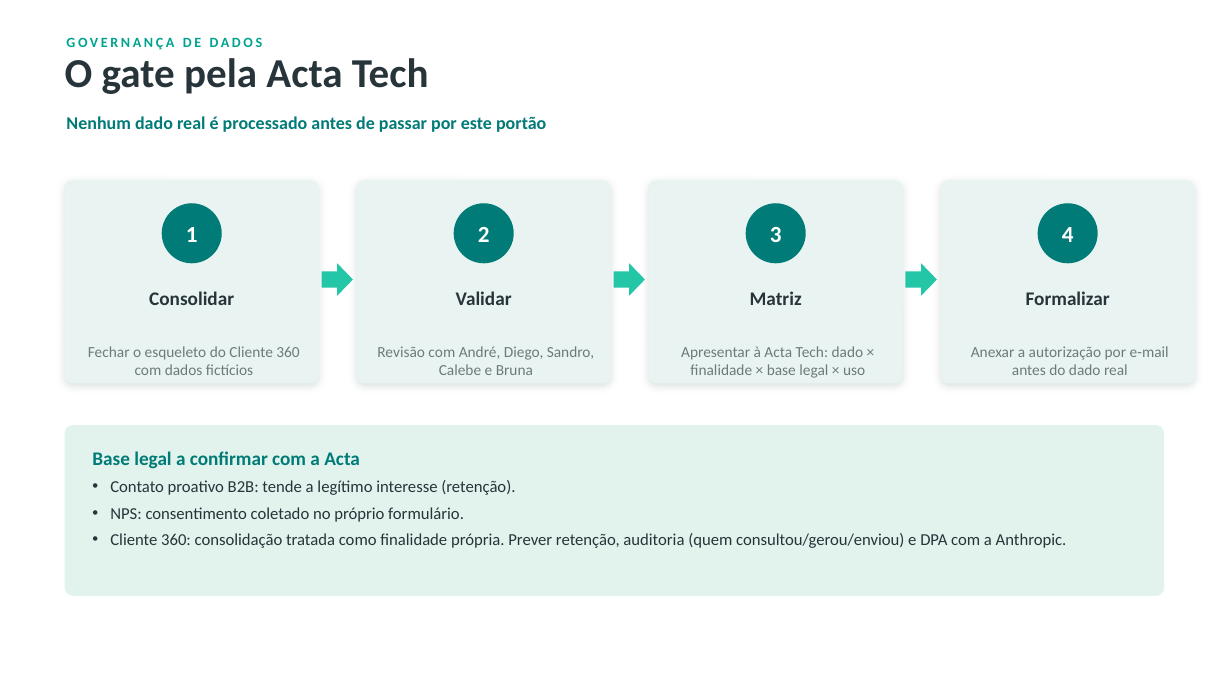
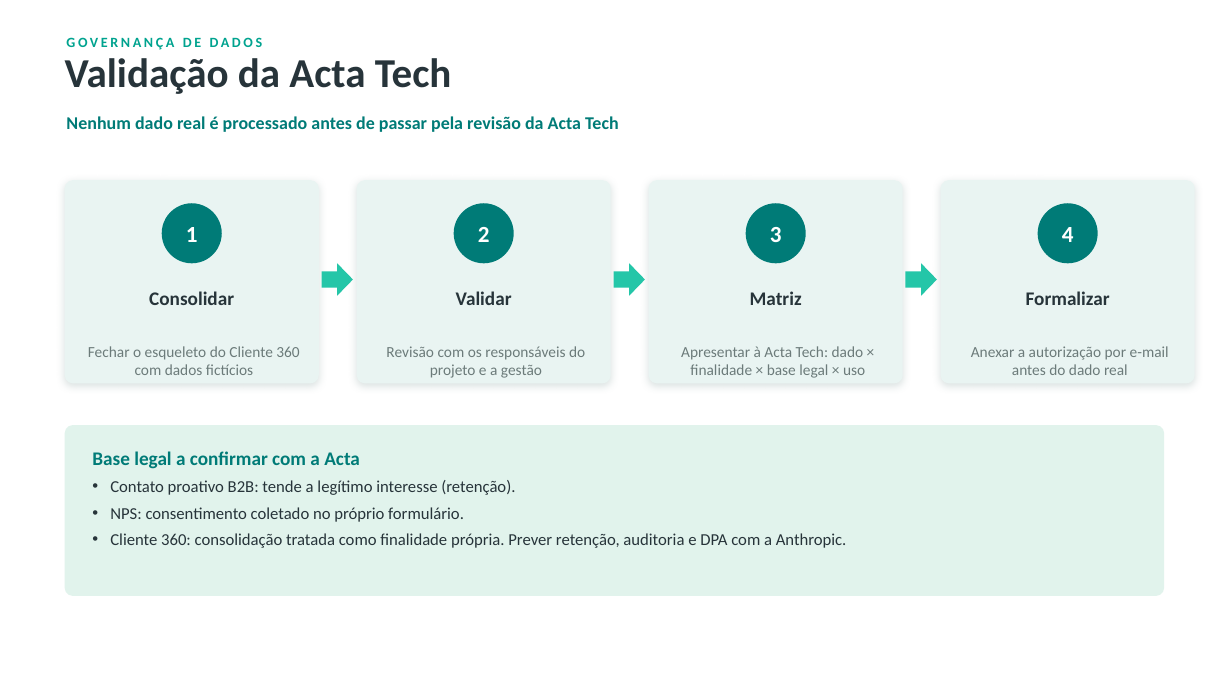
Before and after one commit to igorcamposdeborba/agente-ia-atendimento, a slide deck: slide 11 of 2-sistema-de-atendimento/planejamento/Millenium-Agente-IA.pptx (slide 10 before the commit). Drawn at 1232x693 pixels with LibreOffice and Linux fonts; fonts in the diff are those of the drawing. Boxes give left, top, right and bottom in pixels: in the first picture for what was removed or moved away, otherwise in the second. Text is boxed around its words. In the diff, an @@ line names an element or a change of style, - is before the commit and + after.

```diff
--- a/2-sistema-de-atendimento/planejamento/Millenium-Agente-IA.pptx
+++ b/2-sistema-de-atendimento/planejamento/Millenium-Agente-IA.pptx
@@ text at box(65, 58, 452, 94): text changed @@
-O gate pela Acta Tech
+Validação da Acta Tech
@@ text at box(66, 116, 619, 132): text changed @@
-Nenhum dado real é processado antes de passar por este portão
+Nenhum dado real é processado antes de passar pela revisão da Acta Tech
@@ text at box(386, 346, 585, 378): text changed @@
-Revisão com André, Diego, Sandro, Calebe e Bruna
+Revisão com os responsáveis do projeto e a gestão
@@ text at box(110, 533, 847, 548): text changed @@
-• Cliente 360: consolidação tratada como finalidade própria. Prever retenção, auditoria (quem consultou/gerou/enviou) e DPA com a Anthropic.
+• Cliente 360: consolidação tratada como finalidade própria. Prever retenção, auditoria e DPA com a Anthropic.
```
Also in this commit, not shown: 15 other slides changed, 3 slides added, 1 slide removed, 14 other files.
